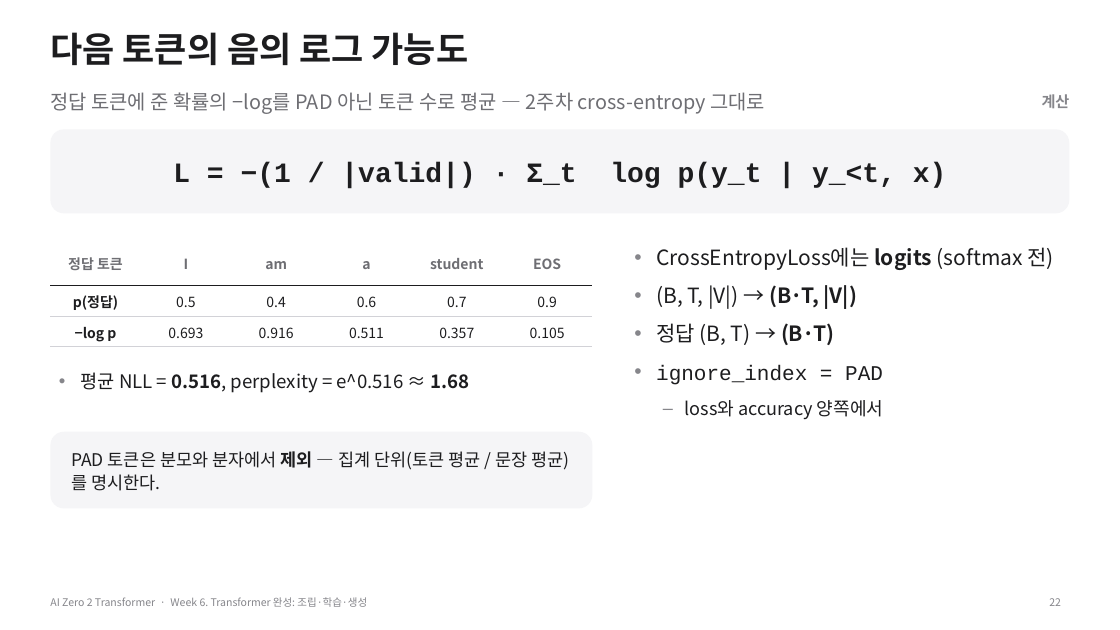
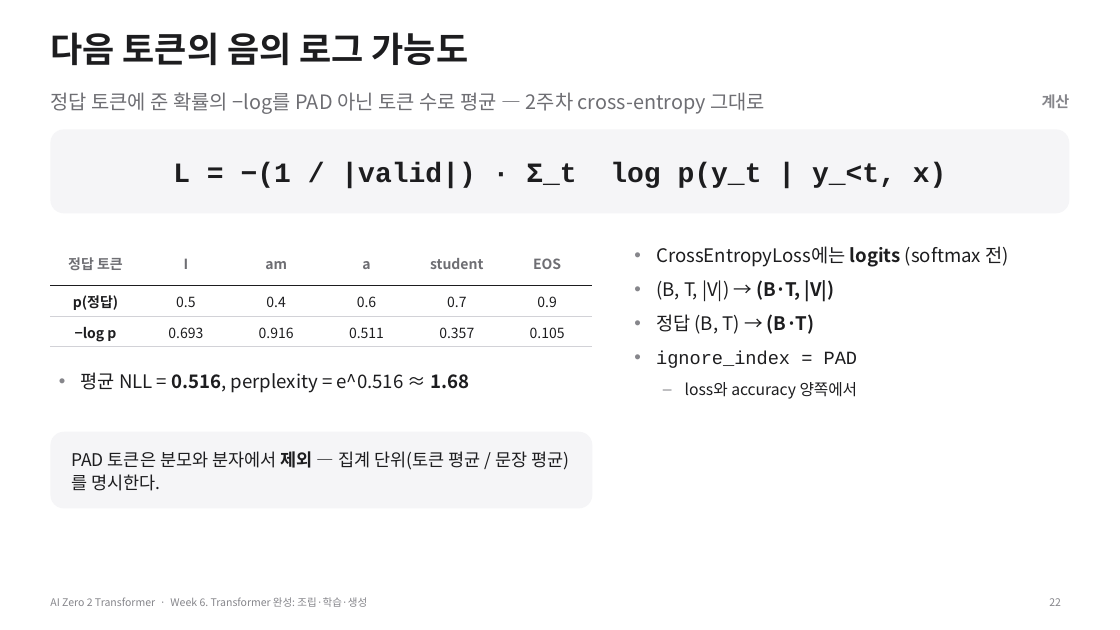
Before and after one commit to myunhh/AI-Zero-2-Transformers, a slide deck: slide 22 of lectures/week06_transformer_complete.pptx. Drawn at 1120x630 pixels with LibreOffice and Linux fonts; fonts in the diff are those of the drawing. Boxes give left, top, right and bottom in pixels: in the first picture for what was removed or moved away, otherwise in the second. Text is boxed around its words. In the diff, an @@ line names an element or a change of style, - is before the commit and + after.

```diff
--- a/lectures/week06_transformer_complete.pptx
+++ b/lectures/week06_transformer_complete.pptx
@@ text "CrossEntropyLoss에는 logits (softmax 전)" at [656, 246, 1008, 399]: size 18 to 16 pt in "CrossEntropyLoss에는 logits (softmax 전)", "(B, T, |V|) → (B·T, |V|)", "정답 (B, T) → (B·T)", "ignore_index = PAD"; size 15.5 to 13.5 pt in "loss와 accuracy 양쪽에서"; less space between paragraphs @@
```
Also in this commit, not shown: 9 other slides changed, 12 other files.
